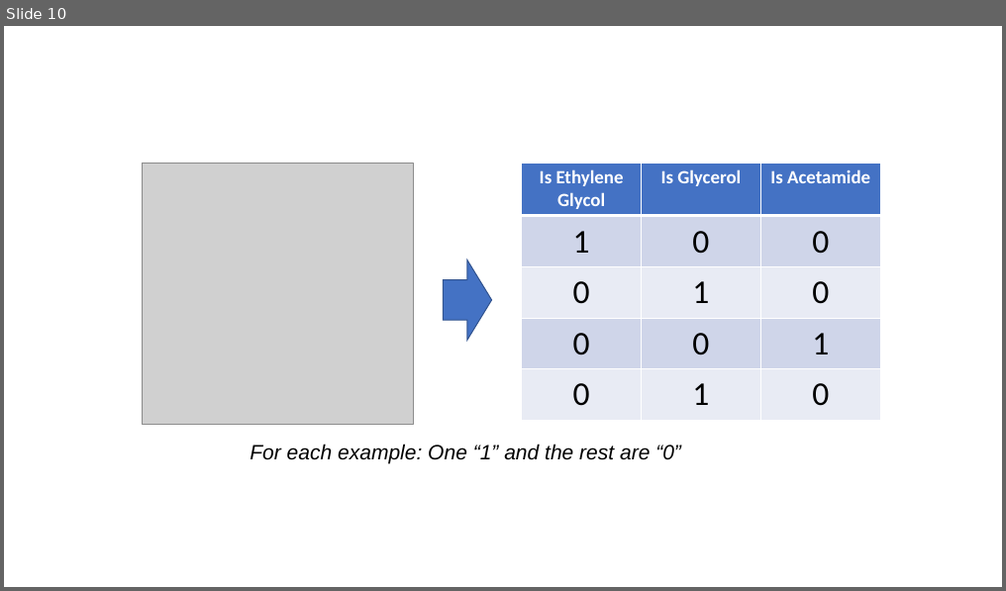
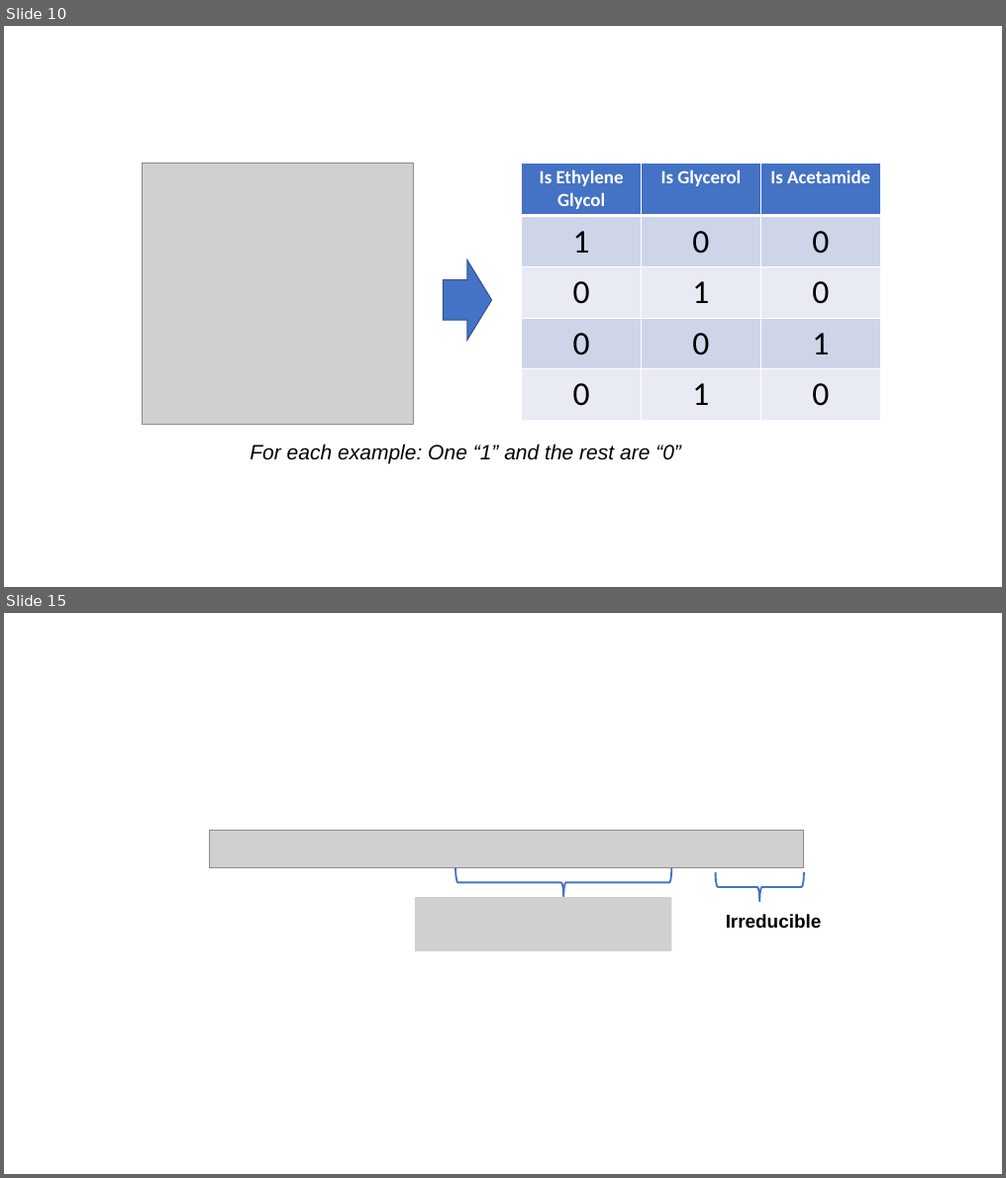
Before and after one commit to UWDIRECT/UWDIRECT.github.io, a slide deck: dsmcer_2023_update/Lecture_Notebooks/L4_visual_support.pptx. Shown one above the other, each under a label of ours: slide 10 before the commit, slides 10 and 15 after it; the slides between them are not shown. The pictures are 1006x591 and 1006x1178 pixels, drawn with LibreOffice and Linux fonts; fonts in the diff are those of the drawing; grey boxes stand for pictures. Boxes give left, top, right and bottom in pixels: in the first picture for what was removed or moved away, otherwise in the second. Text is boxed around its words. In the diff, an @@ line names an element or a change of style, - is before the commit and + after.

```diff
--- a/dsmcer_2023_update/Lecture_Notebooks/L4_visual_support.pptx
+++ b/dsmcer_2023_update/Lecture_Notebooks/L4_visual_support.pptx
@@ slide 15 added at bbox=[4, 613, 1002, 1174], background #FFFFFF @@
@@ picture added at bbox=[209, 830, 804, 868] @@
@@ left brace added at bbox=[455, 868, 672, 897], outline #4472C4 1.75 pt @@
@@ left brace added at bbox=[716, 872, 804, 902], outline #4472C4 1.75 pt @@
@@ picture added at bbox=[415, 897, 672, 952] @@
@@ text added at bbox=[726, 914, 822, 929], 18 pt, text #000000, bold @@
+Irreducible
```
Also in this commit, not shown: 7 other slides added, 1 slide removed.
